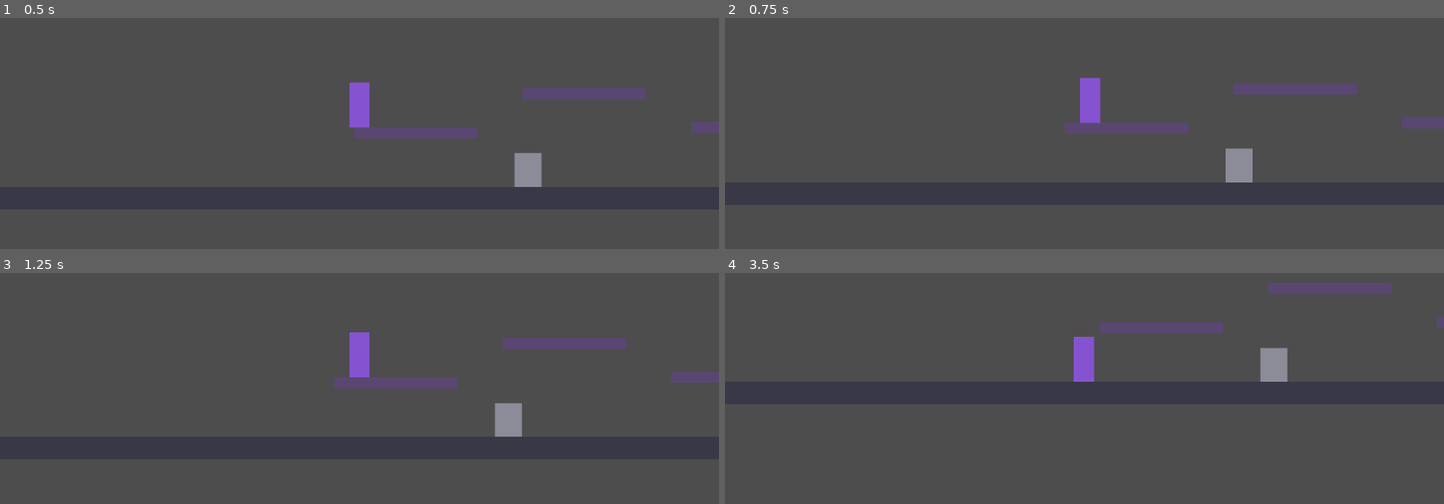
Above: before the commit, frames 1-4 (two rows, left to right).
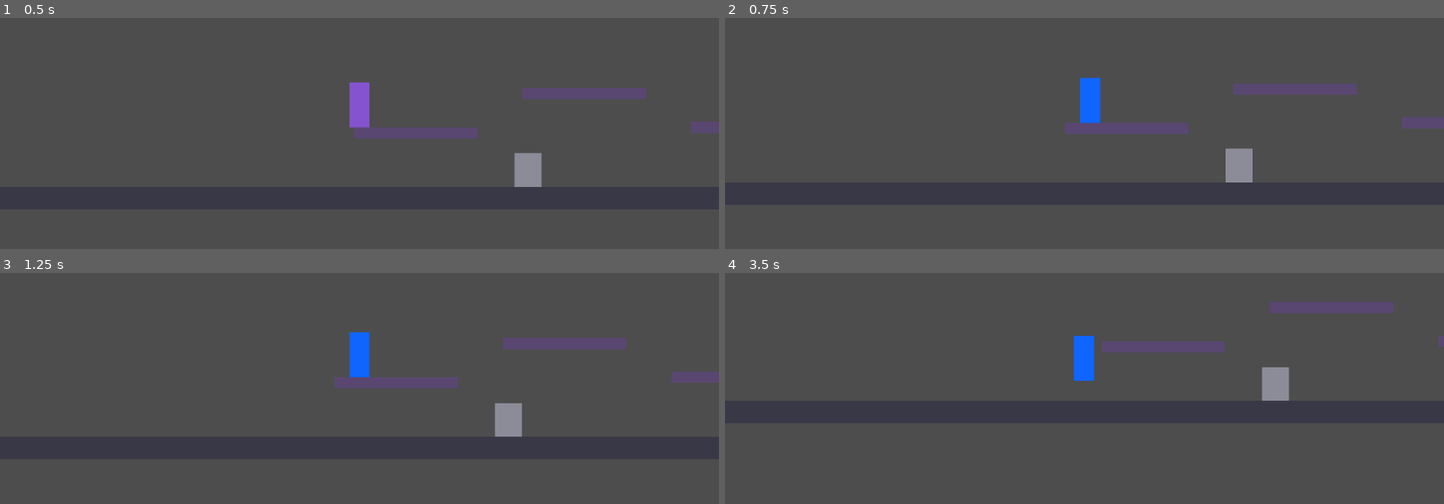
Above: after the commit, the same moments.

Repository: PeakDigitalMedia/ragnarok-invictus
Game: Godot game, scene res://scenes/test/test_level.tscn
The game is run twice, just before and just after one commit, with the same random seed, the same clock (stepped at 60 frames per second) and the same inputs.
Inputs:
- Up to frame 1 (0.5 s): no input
- Up to frame 2 (0.75 s): hold D (move_right) from 0.53 s (still down); tap K (attack_power) at 0.6 s
- Up to frame 3 (1.25 s): keep holding D (move_right); tap Space (jump) at 0.77, 1.07 s; tap C (dodge) at 0.8 s
- Up to frame 4 (3.5 s): tap Enter at 1.25 s; tap C (dodge) at 1.35 s; tap Space (jump) at 1.52, 1.82, 2.3, 2.85, 3.02, 3.32 s; tap Shift (run) at 1.55 s; release D (move_right) at 2.03 s; hold Shift (run) 2.03-2.78 s; hold A (move_left) from 2.03 s (still down); tap K (attack_power) at 3.05 s

Frame 1 is identical in both runs. In frame 2, 0.6% of the frame differs, in the area x 49-53%, y 25-46%; in frame 3, 0.5%; in frame 4, 4.6%, in the area x 48-100%, y 4-56%.

Commit message:
Wire combat animation system — placeholder animations in progress
Per-attack animation names (attack_1/2/3/power), AnimationPlayer node added,
hurt state recovery timer, and play_animation() wired to AnimationPlayer.
Idle/walk/run placeholder color animations complete; remaining states WIP.

Co-Authored-By: Claude Sonnet 4.6 <noreply@anthropic.com>

Diff:
--- a/src/combat/combat_component.gd
+++ b/src/combat/combat_component.gd
@@ -8,11 +8,11 @@
 # Active:  hitbox is live.
 # Recovery: post-hit window; pressing J here continues the chain.
 const BASIC_ATTACKS = [
-	{startup = 0.08, active = 0.10, recovery = 0.18, damage = 8.0,  stamina = 8.0,  knockback = Vector2(180, -60)},
-	{startup = 0.07, active = 0.10, recovery = 0.16, damage = 10.0, stamina = 8.0,  knockback = Vector2(200, -60)},
-	{startup = 0.10, active = 0.12, recovery = 0.22, damage = 15.0, stamina = 8.0,  knockback = Vector2(280, -100)},
+	{startup = 0.08, active = 0.10, recovery = 0.18, damage = 8.0,  stamina = 8.0,  knockback = Vector2(180, -60),  anim = "attack_1"},
+	{startup = 0.07, active = 0.10, recovery = 0.16, damage = 10.0, stamina = 8.0,  knockback = Vector2(200, -60),  anim = "attack_2"},
+	{startup = 0.10, active = 0.12, recovery = 0.22, damage = 15.0, stamina = 8.0,  knockback = Vector2(280, -100), anim = "attack_3"},
 ]
-const POWER_ATTACK = {startup = 0.20, active = 0.12, recovery = 0.35, damage = 28.0, stamina = 20.0, knockback = Vector2(380, -150)}
+const POWER_ATTACK = {startup = 0.20, active = 0.12, recovery = 0.35, damage = 28.0, stamina = 20.0, knockback = Vector2(380, -150), anim = "attack_power"}
 
 var phase: Phase = Phase.IDLE
 
@@ -63,6 +63,7 @@
 	_phase_timer = data.startup
 	phase = Phase.STARTUP
 	_player._set_state(PlayerBase.State.ATTACK)
+	_player.play_animation(data.anim)
 
 func _tick(delta: float) -> void:
 	if phase == Phase.IDLE:
--- a/src/player/player.gd
+++ b/src/player/player.gd
@@ -2,9 +2,13 @@
 extends PlayerBase
 
 @onready var _visuals: Node2D = $Visuals
+@onready var _anim_player: AnimationPlayer = $AnimationPlayer
 
 func play_animation(anim_name: String) -> void:
-	pass
+	if anim_name.is_empty() or not _anim_player:
+		return
+	if _anim_player.has_animation(anim_name):
+		_anim_player.play(anim_name)
 
 func _on_facing_changed(facing_right: bool) -> void:
 	_visuals.scale.x = 1.0 if facing_right else -1.0
--- a/src/player/player.tscn
+++ b/src/player/player.tscn
@@ -6,7 +6,7 @@
 [ext_resource type="Script" uid="uid://bploay2cr0s50" path="res://src/combat/combat_component.gd" id="4_combat"]
 
 [sub_resource type="CapsuleShape2D" id="CapsuleShape2D_k9p2w"]
-radius = 20.0
+radius = 18.0
 height = 80.0
 
 [sub_resource type="RectangleShape2D" id="RectangleShape2D_attack"]
@@ -14,6 +14,116 @@
 
 [sub_resource type="RectangleShape2D" id="RectangleShape2D_hurtbox"]
 size = Vector2(36, 80)
+
+[sub_resource type="Animation" id="Animation_244u8"]
+resource_name = "idle"
+length = 0.6
+loop_mode = 1
+tracks/0/type = "value"
+tracks/0/imported = false
+tracks/0/enabled = true
+tracks/0/path = NodePath("Visuals/Visual:color")
+tracks/0/interp = 1
+tracks/0/loop_wrap = true
+tracks/0/keys = {
+"times": PackedFloat32Array(0, 0.6),
+"transitions": PackedFloat32Array(1, 1),
+"update": 0,
+"values": [Color(0.529, 0.329, 0.816, 1), Color(0.529, 0.329, 0.816, 1)]
+}
+
+[sub_resource type="Animation" id="Animation_5f2sf"]
+resource_name = "walk"
+length = 0.4
+loop_mode = 1
+tracks/0/type = "value"
+tracks/0/imported = false
+tracks/0/enabled = true
+tracks/0/path = NodePath("Visuals/Visual:color")
+tracks/0/interp = 1
+tracks/0/loop_wrap = true
+tracks/0/keys = {
+"times": PackedFloat32Array(0, 0.4),
+"transitions": PackedFloat32Array(1, 1),
+"update": 0,
+"values": [Color(0.0605723, 0.399492, 0.993155, 1), Color(0.0605723, 0.399492, 0.993155, 1)]
+}
+
+[sub_resource type="Animation" id="Animation_jiejy"]
+resource_name = "run"
+length = 0.3
+loop_mode = 1
+tracks/0/type = "value"
+tracks/0/imported = false
+tracks/0/enabled = true
+tracks/0/path = NodePath("Visuals/Visual:color")
+tracks/0/interp = 1
+tracks/0/loop_wrap = true
+tracks/0/keys = {
+"times": PackedFloat32Array(0, 0.3),
+"transitions": PackedFloat32Array(1, 1),
+"update": 0,
+"values": [Color(0, 1, 1, 1), Color(0, 1, 1, 1)]
+}
+
+[sub_resource type="Animation" id="Animation_o822w"]
+resource_name = "jump"
+
+[sub_resource type="Animation" id="Animation_x42xx"]
+resource_name = "fall"
+
+[sub_resource type="Animation" id="Animation_l271a"]
+resource_name = "dodge"
+
+[sub_resource type="Animation" id="Animation_8ydov"]
+resource_name = "attack_1"
+
+[sub_resource type="Animation" id="Animation_ylhto"]
+resource_name = "attack_2"
+
+[sub_resource type="Animation" id="Animation_cwolq"]
+resource_name = "attack_3"
+
+[sub_resource type="Animation" id="Animation_2smqc"]
+resource_name = "attack_power"
+
+[sub_resource type="Animation" id="Animation_rl62b"]
+resource_name = "hurt"
+
+[sub_resource type="Animation" id="Animation_wlj80"]
+resource_name = "dead"
+
+[sub_resource type="Animation" id="Animation_6bm8s"]
+length = 0.001
+tracks/0/type = "value"
+tracks/0/imported = false
+tracks/0/enabled = true
+tracks/0/path = NodePath("Visuals/Visual:color")
+tracks/0/interp = 1
+tracks/0/loop_wrap = true
+tracks/0/keys = {
+"times": PackedFloat32Array(0),
+"transitions": PackedFloat32Array(1),
+"update": 0,
+"values": [Color(0.529, 0.329, 0.816, 1)]
+}
+
+[sub_resource type="AnimationLibrary" id="AnimationLibrary_hrerp"]
+_data = {
+&"RESET": SubResource("Animation_6bm8s"),
+&"attack_1": SubResource("Animation_8ydov"),
+&"attack_2": SubResource("Animation_ylhto"),
+&"attack_3": SubResource("Animation_cwolq"),
+&"attack_power": SubResource("Animation_2smqc"),
+&"dead": SubResource("Animation_wlj80"),
+&"dodge": SubResource("Animation_l271a"),
+&"fall": SubResource("Animation_x42xx"),
+&"hurt": SubResource("Animation_rl62b"),
+&"idle": SubResource("Animation_244u8"),
+&"jump": SubResource("Animation_o822w"),
+&"run": SubResource("Animation_jiejy"),
+&"walk": SubResource("Animation_5f2sf")
+}
 
 [node name="Player" type="CharacterBody2D"]
 script = ExtResource("1_q3m7x")
@@ -48,5 +158,10 @@
 position_smoothing_enabled = true
 position_smoothing_speed = 8.0
 
+[node name="AnimationPlayer" type="AnimationPlayer" parent="."]
+libraries = {
+&"": SubResource("AnimationLibrary_hrerp")
+}
+
 [node name="CombatComponent" type="Node" parent="."]
 script = ExtResource("4_combat")
--- a/src/player/player_base.gd
+++ b/src/player/player_base.gd
@@ -28,6 +28,9 @@
 @export var dodge_stamina_cost: float = 25.0
 @export var run_stamina_cost: float = 12.0
 
+@export_group("Combat")
+@export var hurt_duration: float = 0.30
+
 # --- State ---
 
 enum State { IDLE, WALK, RUN, JUMP, FALL, DODGE, ATTACK, HURT, DEAD }
@@ -59,6 +62,7 @@
 var _coyote_timer: float = 0.0
 var _jump_buffer_timer: float = 0.0
 var _stamina_regen_timer: float = 0.0
+var _hurt_timer: float = 0.0
 
 var _gravity: float = ProjectSettings.get_setting("physics/2d/default_gravity")
 
@@ -73,11 +77,14 @@
 	_on_ready()
 
 func _physics_process(delta: float) -> void:
+	_tick_hurt(delta)
 	match state:
 		State.DODGE:
 			_process_dodge(delta)
 		State.DEAD:
 			pass
+		State.HURT:
+			velocity.x = move_toward(velocity.x, 0.0, walk_speed * 12.0 * delta)
 		_:
 			_apply_gravity(delta)
 			_process_horizontal(delta)
@@ -184,6 +191,9 @@
 	if health <= 0.0:
 		_set_state(State.DEAD)
 		died.emit()
+	else:
+		_hurt_timer = hurt_duration
+		_set_state(State.HURT)
 
 func modify_godforce(amount: float) -> void:
 	godforce = clamp(godforce + amount, 0.0, max_godforce)
@@ -215,11 +225,18 @@
 		State.JUMP:   return "jump"
 		State.FALL:   return "fall"
 		State.DODGE:  return "dodge"
-		State.ATTACK: return "attack"
+		State.ATTACK: return ""       # CombatComponent calls play_animation directly
 		State.HURT:   return "hurt"
 		State.DEAD:   return "dead"
 		_:            return "idle"
 
+func _tick_hurt(delta: float) -> void:
+	if state != State.HURT:
+		return
+	_hurt_timer -= delta
+	if _hurt_timer <= 0.0:
+		_set_state(State.IDLE)
+
 func _set_facing(facing_right: bool) -> void:
 	if _facing_right == facing_right:
 		return
@@ -239,4 +256,4 @@
 
 ## Drive the character's AnimationPlayer or AnimationTree.
 func play_animation(_anim_name: String) -> void:
-	pass
+	pass  # subclass handles playback; empty string = no-op
Not shown: 1 places in src/player/player.tscn that only renumber resources
